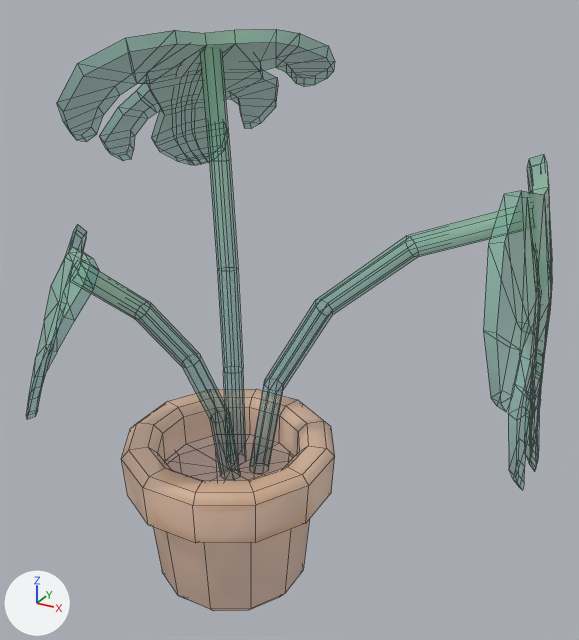
What one commit did to the FBX model Assets/Models/Tiny Treats plants/monstera_plant_small_potted.fbx.
Camera for both pictures: a 50 mm lens placed at (0.928, -1.387, 1.431), pointed at (0.089, 0.138, 0.669). The axes (+X, +Y, +Z) are drawn at lower left. The lights are the same throughout. Mesh edges are drawn as thin lines. Objects named as collision shapes, trigger or cutter boxes, shadow casters or lower levels of detail are left out. Where no turn or scale is listed for an object, it has been applied to the vertices.

The first picture shows 'monstera_plant_small_potted'.
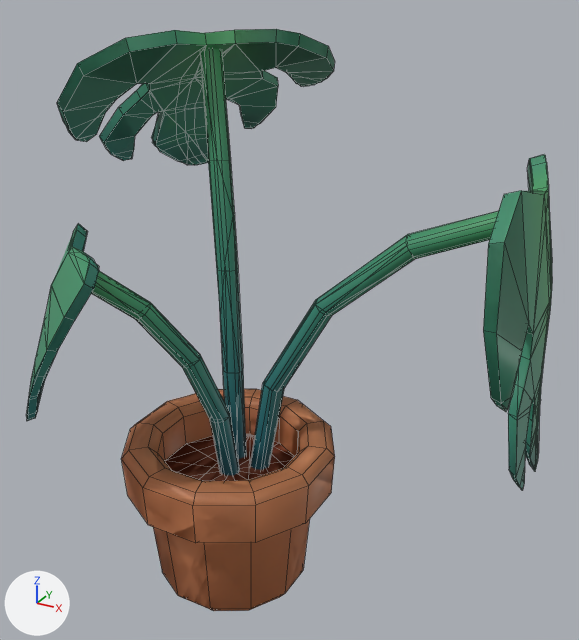
Location of each change, [x1, y1, x2, y2] in pixels of the pictures (579 x 640 px):
'monstera_plant_small_potted', surface changed (beige to brown): [26, 29, 552, 611] in both
'monstera_plant_small_potted_LOD1', added (green): after [27, 29, 552, 611]

Edits to the bpy script that builds the scene:
```text
Change img_tiny_treats_texture_1_png:
    img_tiny_treats_texture_1_png: load_image('tiny_treats_texture_1.png', 'tiny_treats_texture_1.png', 1024, 1024, 'Non-Color') -> load_image('tiny_treats_texture_1.png', 'tiny_treats_texture_1.png', 1024, 1024, 'sRGB')
Change mat_tiny_treats_1:
    remove n3 = _N.new('ShaderNodeTexImage'); n3.name = 'Image Texture.001'
    remove n3.image = img_tiny_treats_texture_1_png
    where n0 = _N.new('ShaderNodeBsdfPrincipled'); n0.name = 'Principled BSDF'
    remove _L.new(n3.outputs[0], n0.inputs[4])  # 'Color' to 'Alpha'
    where n2 = _N.new('ShaderNodeTexImage'); n2.name = 'Image Texture'
    add _L.new(n2.outputs[1], n0.inputs[4])  # 'Alpha' to 'Alpha'
Add me_monstera_plant_small_potted_001:
    me_monstera_plant_small_potted_001.from_pydata(...)  # 369 vertices, 433 faces; spans x -0.562..0.701, y -0.416..0.658, z 0.0..1.311
    me_monstera_plant_small_potted_001.materials.append(mat_tiny_treats_1)  # picture img_tiny_treats_texture_1_png
Add ob_monstera_plant_small_potted_lod1:
    ob_monstera_plant_small_potted_lod1 = bpy.data.objects.new('monstera_plant_small_potted_LOD1', me_monstera_plant_small_potted_001)
    ob_monstera_plant_small_potted_lod1.location = (0.0, 0.0, 0.0)
```
